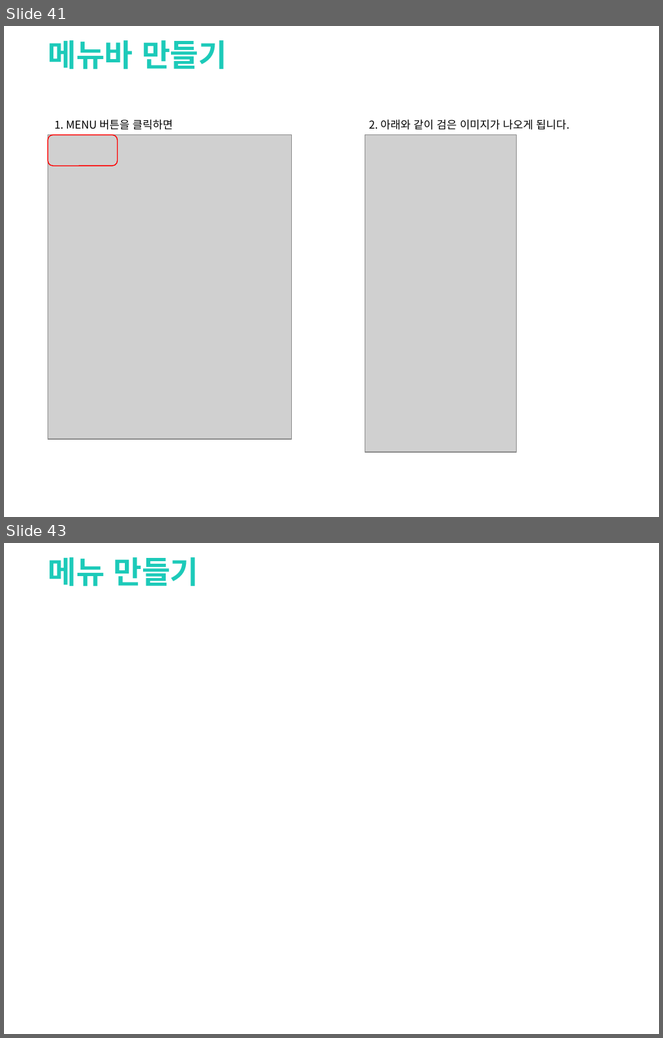
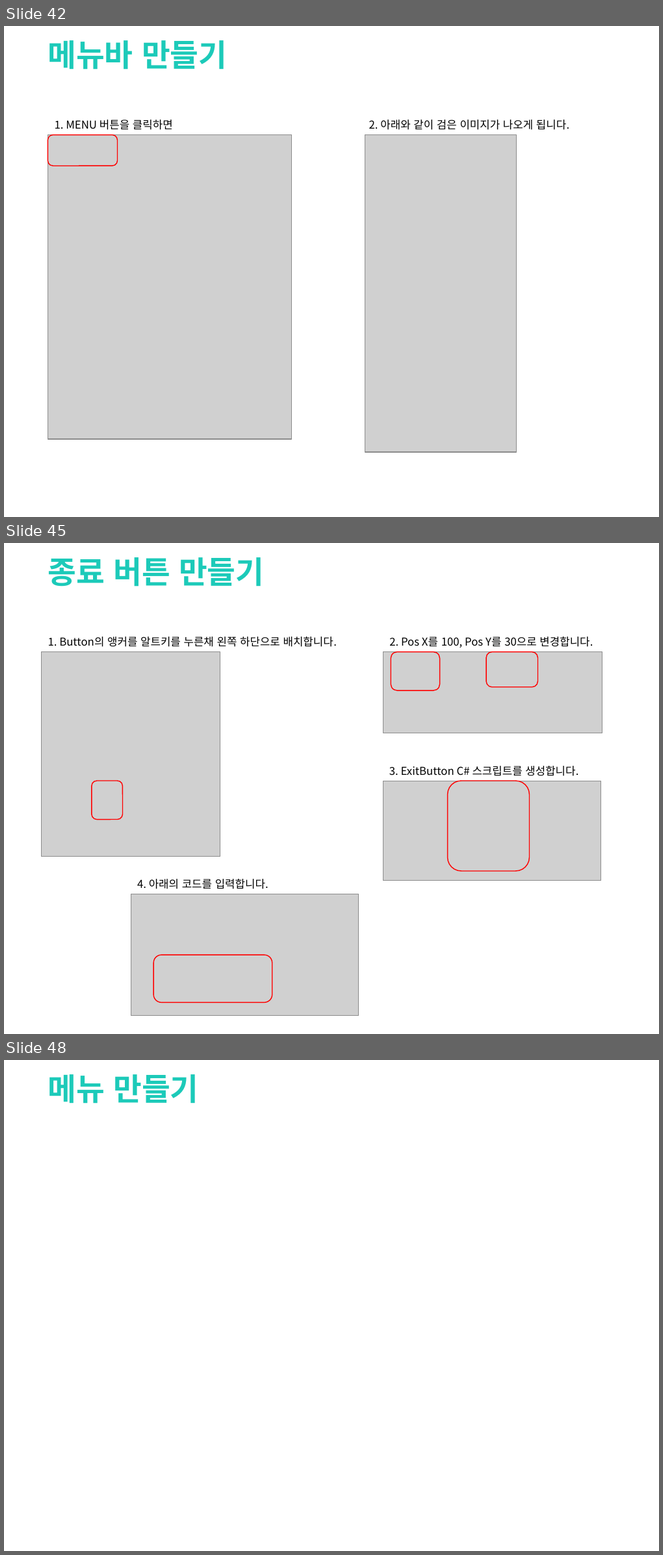
Before and after one commit to clianor/Unity-Final-Project, a slide deck: 기말과제.pptx. Shown one above the other, each under a label of ours: slides 41 and 43 before the commit, slides 42, 45 and 48 after it; the slides between them are not shown. The pictures are 663x1038 and 663x1555 pixels, drawn with LibreOffice and Linux fonts; fonts in the diff are those of the drawing; grey boxes stand for pictures; background and template pictures are left out. Boxes give left, top, right and bottom in pixels: in the first picture for what was removed or moved away, otherwise in the second. Text is boxed around its words. In the diff, an @@ line names an element or a change of style, - is before the commit and + after.

Commit message:
Exit 버튼추가

```diff
--- a/기말과제.pptx
+++ b/기말과제.pptx
@@ slide 45 added at [4,543,659,1034], background picture (left out) @@
@@ text added at [48,557,264,587], 34 pt, text #1CCAB9, bold @@
+종료 버튼 만들기
@@ text added at [48,637,337,647], 12 pt, text #000000 @@
+1. Button의 앵커를 알트키를 누른채 왼쪽 하단으로 배치합니다.
@@ text added at [389,637,593,648], 12 pt, text #000000 @@
+2. Pos X를 100, Pos Y를 30으로 변경합니다.
@@ picture added at [41,652,220,856] @@
@@ picture added at [384,652,603,733] @@
@@ rounded rectangle added at [391,652,440,691], outline #FF0000 1 pt @@
@@ rounded rectangle added at [486,652,538,687], outline #FF0000 1 pt @@
@@ text added at [389,766,579,776], 12 pt, text #000000 @@
+3. ExitButton C# 스크립트를 생성합니다.
@@ rounded rectangle added at [92,781,122,819], outline #FF0000 1 pt @@
@@ picture added at [384,781,601,881] @@
@@ rounded rectangle added at [447,781,529,871], outline #FF0000 1 pt @@
@@ text added at [137,879,269,889], 12 pt, text #000000 @@
+4. 아래의 코드를 입력합니다.
@@ picture added at [131,894,359,1016] @@
@@ rounded rectangle added at [154,955,272,1003], outline #FF0000 1 pt @@
@@ what was slide 41 is now slide 42 @@
@@ what was slide 43 is now slide 48 @@
```
Also in this commit, not shown: 4 slides changed, 4 other slides added, 32 other files.
